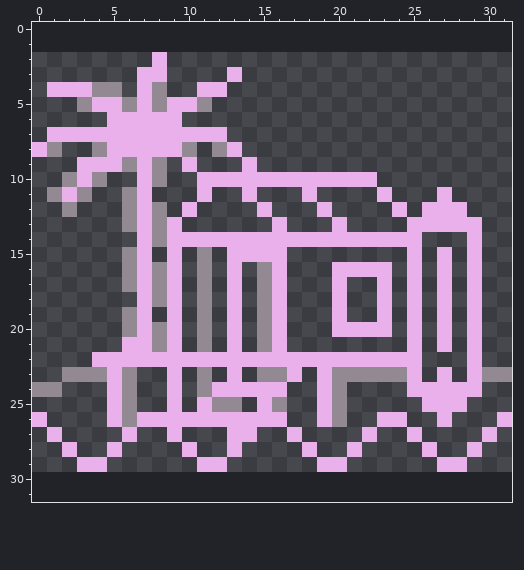
Pixel-art sprite: ppsspp/source_assets/image/home_r.png. That is the earlier state.
The file is 128x112 pixels, drawn in blocks of 4x4; one block is one cell here. The old version is drawn lined up with the new one, on the new canvas.
The same view after the edit:
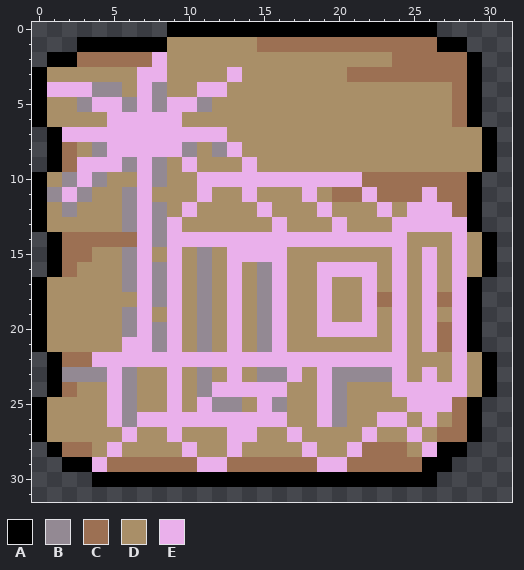
Palette (. is transparent): A #000000  B #938993  C #9c7053  D #a98f68  E #eab0eb
What changed:
canvas 32x28 -> 32x32, the old top-left corner now at 0,2
Changed rows in their new state; - is an unchanged pixel.
first column x 0:
 0 ---------AAAAAAAAAAAAAAAAAA-----
 1 ---AAAAAADDDDDDCCCCCCCCCCCCAA---
 2 -AACCCCC-DDDDDDDDDDDDDDDCCCCCA--
 3 ADDDDDD--DDDD-DDDDDDDCCCCCCCCA--
 4 A-----D--DD--DDDDDDDDDDDDDDDCA--
 5 ADD---------DDDDDDDDDDDDDDDDCA--
 6 ADDDD-----DDDDDDDDDDDDDDDDDDCA--
 7 -A-----------DDDDDDDDDDDDDDDDDA-
 8 .ACD-------D--DDDDDDDDDDDDDDDDA-
 9 -AC------D-DDD-DDDDDDDDDDDDDDDA-
10 AD---DD--DD-----------CCCCCCCA--
11 A---DD--DDD-DD-DDD-DCCECCCECCA--
12 AD-DDD---D-DDDD-DDD-DDDEDE--CA--
13 ADDDDD----DDDDDD-DDD-DDDE----A--
14 -ACCCCC------------------DDDEDA-
15 -ACCDD--D-D-D----DDDDDDDEDEDEDA-
16 -ACDDD----D-D-D--DDE---DEDEDEDA-
17 ADDDDD----D-D-D--DDEDDEDEDEDEA--
18 ADDDDDD---D-D-D--DDEDDECEDECEA--
19 ADDDDD--D-D-D-D--DDEDDEDEDEDEA--
20 ADDDDD----D-D-D--DDE---DEDECEA--
21 ADDDDD----D-D-D--DDDDDDDEDECEA--
22 -ACC---------------------DDDEDA-
23 -A-----DD-D-D-D---D-----EDEDEDA.
24 .ACDD--DD-D------DD--DDDE----DA-
25 ADDDD--DD-D---D--DD--DDDDE--CA--
26 ADDDD------------DD--DD--DEDCA-.
27 ADDDDD-DD-DDD--DD-DDDD-DD-DCCA.-
28 -ACCD-DDDD-DD-DDDD-DD-CCCD-AA.--
29 --AA-CCCCCC--CCCCCC--CCCCCAA.---
30 ----AAAAAAAAAAAAAAAAAAAAAAA-----
Changed places in both pictures, as pixel boxes (x1, y1, x2, y2):
changed: (32, 22, 512, 487)
